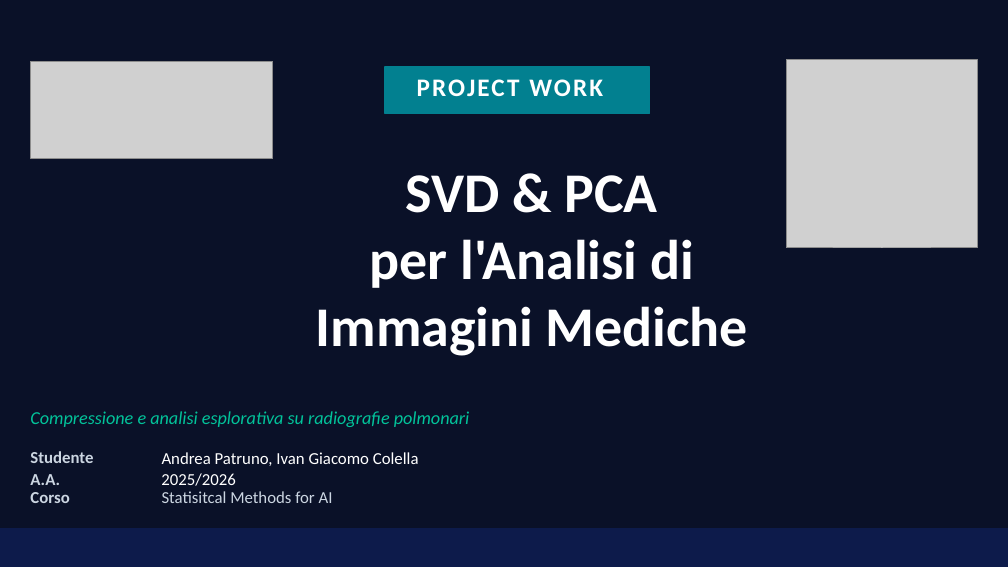
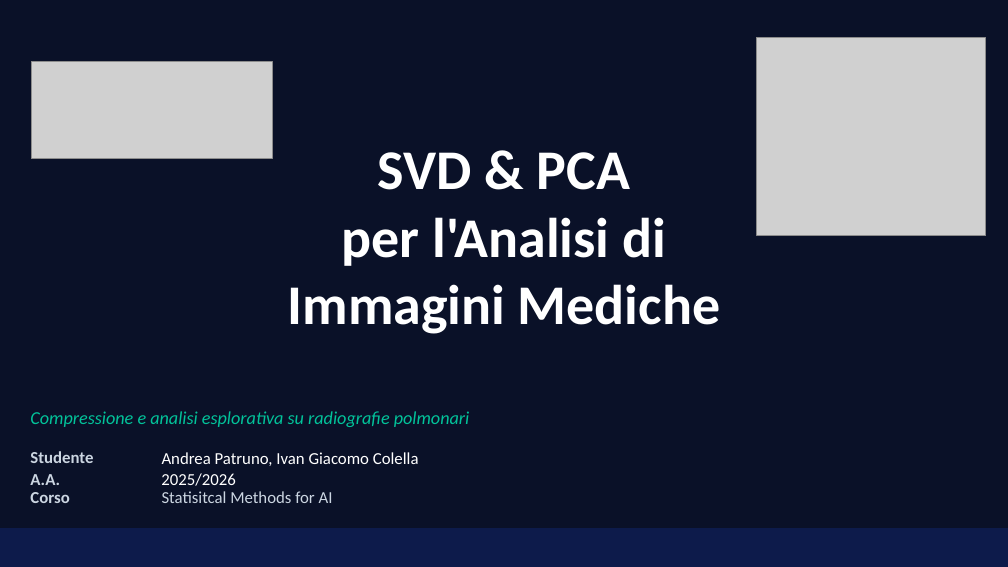
Before and after one commit to andreapatruno1/Image-Compression-and-Analysis, a slide deck: slide 1 of docs/SVD e PCA per l'analisi di immagini mediche.pptx. Drawn at 1008x567 pixels with LibreOffice and Linux fonts; fonts in the diff are those of the drawing; grey boxes stand for pictures. Boxes give left, top, right and bottom in pixels: in the first picture for what was removed or moved away, otherwise in the second. Text is boxed around its words. In the diff, an @@ line names an element or a change of style, - is before the commit and + after.

```diff
--- a/docs/SVD e PCA per l'analisi di immagini mediche.pptx
+++ b/docs/SVD e PCA per l'analisi di immagini mediche.pptx
@@ picture: place and size @@
-picture at <box>786,59,978,248</box>
+picture at <box>757,37,986,235</box>
@@ rectangle removed at <box>385,68,649,114</box> @@
@@ text removed at <box>417,79,603,96</box> @@
-PROJECT WORK
@@ text "SVD & PCA": place and size @@
-text "SVD & PCA" at <box>316,175,748,356</box>
+text "SVD & PCA" at <box>288,152,720,334</box>
```
Also in this commit, not shown: 9 other slides changed, 5 other files.
